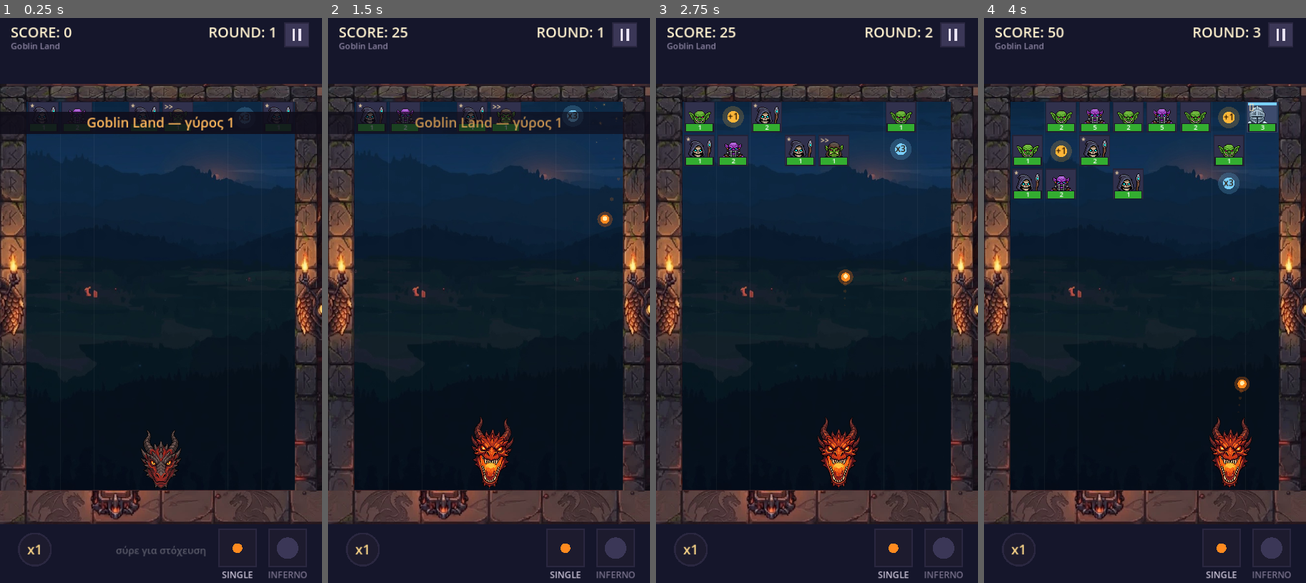
Above: before the commit, frames 1-4 (left to right).
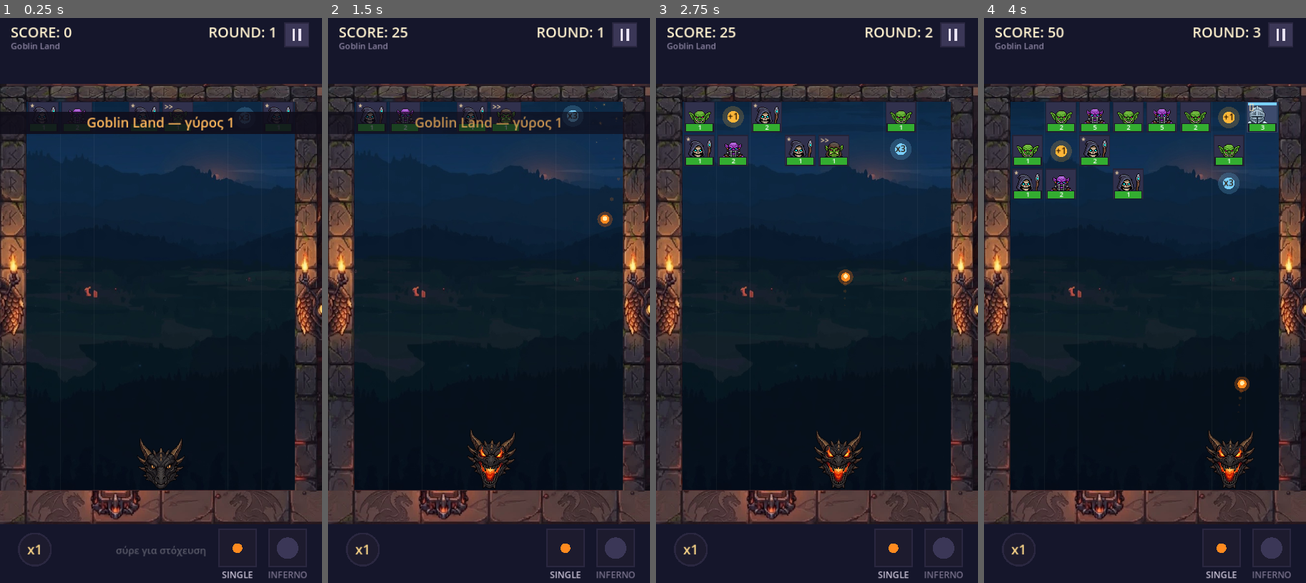
Above: after the commit, the same moments.

Repository: 40panos/-dragon
Game: Godot game, scene res://scenes/main.tscn
Two runs of this game, one before a commit and one after it. Both use one fixed random seed, a clock stepped at 60 frames per second and the inputs below.
Inputs (mouse positions are in pixels of both pictures, inside the frame that each line leads up to):
- Up to frame 1 (0.25 s): no input
- Up to frame 2 (1.5 s): tap Enter at 0.5 s; move the mouse to (559, 272) at 0.52 s; click (559, 272) at 0.67 s; drag from (424, 328) to (572, 119) at 1.27 s
- Up to frame 3 (2.75 s): move the mouse to (849, 176) at 2.02 s; click (849, 176) at 2.17 s
- Up to frame 4 (4 s): drag from (1128, 413) to (1061, 119) at 2.77 s; move the mouse to (1241, 385) at 3.52 s; click (1241, 385) at 3.67 s

The runs differ from the first frame. In frame 1, 0.7% of the frame differs, in the area x 42-58%, y 73-84%; in frame 2, 0.9%; in frame 3, 0.9%; in frame 4, 0.9%, in the area x 69-84%, y 70-84%.

Commit message:
Animate the dragon from a 9-frame sheet
Three variants per state let the sprite cycle instead of sitting still, which
is what the earlier static heads were missing. Frames play ping-pong (0,1,2,1)
so the loop does not jump on wrap, at a different rate per state: slow idle,
quicker while aiming, fastest while firing.

The middle row of the sheet came out as one merged blob because the heads
touch, so that row is split by grid position and masked per third; all nine
frames land on a shared canvas with a common baseline so nothing shifts when
the state or frame changes.

Co-Authored-By: Claude Opus 5 <noreply@anthropic.com>

Diff:
--- a/data/dragons/01_ember.tres
+++ b/data/dragons/01_ember.tres
@@ -1,19 +1,31 @@
-[gd_resource type="Resource" script_class="DragonType" load_steps=5 format=3]
+[gd_resource type="Resource" script_class="DragonType" load_steps=11 format=3]
 
-[ext_resource type="Script" path="res://scripts/data/dragon_type.gd" id="1_r71rc"]
-[ext_resource type="Texture2D" path="res://art/dragon_idle.png" id="2_nkvn2"]
-[ext_resource type="Texture2D" path="res://art/dragon_fire.png" id="3_oqtns"]
-[ext_resource type="Texture2D" path="res://art/dragon_ready.png" id="4_anldr"]
+[ext_resource type="Texture2D" path="res://art/drake_fire_1.png" id="1_8g8qa"]
+[ext_resource type="Texture2D" path="res://art/drake_fire_2.png" id="2_vd5lm"]
+[ext_resource type="Texture2D" path="res://art/drake_fire_3.png" id="3_pvqjl"]
+[ext_resource type="Texture2D" path="res://art/drake_idle_1.png" id="4_ptsts"]
+[ext_resource type="Texture2D" path="res://art/drake_idle_2.png" id="5_iu6ai"]
+[ext_resource type="Texture2D" path="res://art/drake_idle_3.png" id="6_sxm4u"]
+[ext_resource type="Texture2D" path="res://art/drake_ready_1.png" id="7_w58b1"]
+[ext_resource type="Texture2D" path="res://art/drake_ready_2.png" id="8_dffsg"]
+[ext_resource type="Texture2D" path="res://art/drake_ready_3.png" id="9_wgqwv"]
+[ext_resource type="Script" path="res://scripts/data/dragon_type.gd" id="10_jxcfs"]
 
 [resource]
-script = ExtResource("1_r71rc")
+script = ExtResource("10_jxcfs")
 id = "ember"
 display_name = "Ember"
-sprite = ExtResource("2_nkvn2")
-sprite_idle = ExtResource("2_nkvn2")
-sprite_ready = ExtResource("4_anldr")
-sprite_fire = ExtResource("3_oqtns")
-draw_width = 105.0
+sprite = ExtResource("4_ptsts")
+sprite_idle = ExtResource("4_ptsts")
+sprite_ready = ExtResource("7_w58b1")
+sprite_fire = ExtResource("1_8g8qa")
+frames_idle = Array[Texture2D]([ExtResource("4_ptsts"), ExtResource("5_iu6ai"), ExtResource("6_sxm4u")])
+frames_ready = Array[Texture2D]([ExtResource("7_w58b1"), ExtResource("8_dffsg"), ExtResource("9_wgqwv")])
+frames_fire = Array[Texture2D]([ExtResource("1_8g8qa"), ExtResource("2_vd5lm"), ExtResource("3_pvqjl")])
+fps_idle = 3.0
+fps_ready = 7.0
+fps_fire = 11.0
+draw_width = 120.0
 tint = Color(1, 1, 1, 1)
 special = "inferno"
 special_cost = 150.0
--- a/data/dragons/02_frost.tres
+++ b/data/dragons/02_frost.tres
@@ -1,20 +1,32 @@
-[gd_resource type="Resource" script_class="DragonType" load_steps=5 format=3]
+[gd_resource type="Resource" script_class="DragonType" load_steps=11 format=3]
 
-[ext_resource type="Script" path="res://scripts/data/dragon_type.gd" id="1_wiq1d"]
-[ext_resource type="Texture2D" path="res://art/dragon_idle.png" id="2_ksetp"]
-[ext_resource type="Texture2D" path="res://art/dragon_fire.png" id="3_7id34"]
-[ext_resource type="Texture2D" path="res://art/dragon_ready.png" id="4_ydoom"]
+[ext_resource type="Texture2D" path="res://art/drake_fire_1.png" id="1_rt5gg"]
+[ext_resource type="Texture2D" path="res://art/drake_fire_2.png" id="2_ifkph"]
+[ext_resource type="Texture2D" path="res://art/drake_fire_3.png" id="3_fakt4"]
+[ext_resource type="Texture2D" path="res://art/drake_idle_1.png" id="4_sjbdx"]
+[ext_resource type="Texture2D" path="res://art/drake_idle_2.png" id="5_63o5j"]
+[ext_resource type="Texture2D" path="res://art/drake_idle_3.png" id="6_ys7hu"]
+[ext_resource type="Texture2D" path="res://art/drake_ready_1.png" id="7_pha4y"]
+[ext_resource type="Texture2D" path="res://art/drake_ready_2.png" id="8_vatx4"]
+[ext_resource type="Texture2D" path="res://art/drake_ready_3.png" id="9_hsv1f"]
+[ext_resource type="Script" path="res://scripts/data/dragon_type.gd" id="10_cpbes"]
 
 [resource]
-script = ExtResource("1_wiq1d")
+script = ExtResource("10_cpbes")
 id = "frost"
 display_name = "Frost"
-sprite = ExtResource("2_ksetp")
-sprite_idle = ExtResource("2_ksetp")
-sprite_ready = ExtResource("4_ydoom")
-sprite_fire = ExtResource("3_7id34")
-draw_width = 105.0
-tint = Color(0.62, 0.84, 1.15, 1)
+sprite = ExtResource("4_sjbdx")
+sprite_idle = ExtResource("4_sjbdx")
+sprite_ready = ExtResource("7_pha4y")
+sprite_fire = ExtResource("1_rt5gg")
+frames_idle = Array[Texture2D]([ExtResource("4_sjbdx"), ExtResource("5_63o5j"), ExtResource("6_ys7hu")])
+frames_ready = Array[Texture2D]([ExtResource("7_pha4y"), ExtResource("8_vatx4"), ExtResource("9_hsv1f")])
+frames_fire = Array[Texture2D]([ExtResource("1_rt5gg"), ExtResource("2_ifkph"), ExtResource("3_fakt4")])
+fps_idle = 3.0
+fps_ready = 7.0
+fps_fire = 11.0
+draw_width = 120.0
+tint = Color(0.66, 0.86, 1.18, 1)
 special = "swarm"
 special_cost = 180.0
 passive = "ball_every5"
--- a/scripts/data/dragon_type.gd
+++ b/scripts/data/dragon_type.gd
@@ -13,13 +13,46 @@
 @export var sprite_ready: Texture2D
 @export var sprite_fire: Texture2D
 
+## Καρέ animation ανά κατάσταση. Αν είναι άδεια, πέφτει στα sprite_* παραπάνω.
+@export var frames_idle: Array[Texture2D] = []
+@export var frames_ready: Array[Texture2D] = []
+@export var frames_fire: Array[Texture2D] = []
+
+@export var fps_idle := 3.0
+@export var fps_ready := 7.0
+@export var fps_fire := 11.0
+
 ## Πλάτος σχεδίασης σε pixel· το ύψος βγαίνει από την αναλογία της εικόνας.
 @export var draw_width := 120.0
 
 @export var tint := Color.WHITE
 
 
-## Επιστρέφει το sprite που ταιριάζει στη φάση του παιχνιδιού.
+## Το καρέ που πρέπει να φαίνεται τώρα. Τα καρέ παίζουν ping-pong (0,1,2,1…)
+## ώστε ο βρόχος να μην κάνει άλμα στο γύρισμα.
+func frame_for(phase: String, aiming: bool, time: float) -> Texture2D:
+	var arr: Array[Texture2D] = frames_idle
+	var fps := fps_idle
+	if phase == "shoot":
+		arr = frames_fire
+		fps = fps_fire
+	elif aiming:
+		arr = frames_ready
+		fps = fps_ready
+
+	if arr.is_empty():
+		return sprite_for(phase, aiming)
+	if arr.size() == 1:
+		return arr[0]
+
+	var period := arr.size() * 2 - 2
+	var i := int(time * fps) % period
+	if i >= arr.size():
+		i = period - i
+	return arr[i]
+
+
+## Επιστρέφει το στατικό sprite που ταιριάζει στη φάση του παιχνιδιού.
 func sprite_for(phase: String, aiming: bool) -> Texture2D:
 	var chosen: Texture2D = null
 	if phase == "shoot":
--- a/scripts/main.gd
+++ b/scripts/main.gd
@@ -284,7 +284,7 @@
 func mouth_pos() -> Vector2:
 	var h := 60.0
 	if dragon:
-		var dt := dragon.sprite_for(phase, aiming)
+		var dt := dragon.frame_for(phase, aiming, t)
 		if dt:
 			h = dragon.draw_width * float(dt.get_height()) / float(dt.get_width())
 	return Vector2(launch_x, floor_y) + Vector2(0, -h * 0.45).rotated(tilt)
@@ -849,7 +849,7 @@
 
 func _draw_dragon() -> void:
 	var base := Vector2(launch_x, floor_y)
-	var dt: Texture2D = dragon.sprite_for(phase, aiming) if dragon else null
+	var dt: Texture2D = dragon.frame_for(phase, aiming, t) if dragon else null
 	if dt:
 		var w: float = dragon.draw_width
 		var h := w * float(dt.get_height()) / float(dt.get_width())
--- a/tests/run_tests.gd
+++ b/tests/run_tests.gd
@@ -146,6 +146,26 @@
 			misplaced += 1
 	ok("κόμβοι συγχρονισμένοι με το πλέγμα", misplaced == 0, "(%d εκτός)" % misplaced)
 
+	print("--- animation δράκου ---")
+	var dg = m.dragon
+	ok("φορτώθηκαν καρέ και στις 3 καταστάσεις",
+		dg.frames_idle.size() > 0 and dg.frames_ready.size() > 0 and dg.frames_fire.size() > 0,
+		"(%d/%d/%d)" % [dg.frames_idle.size(), dg.frames_ready.size(), dg.frames_fire.size()])
+	var seq := []
+	for step in 8:
+		var time: float = step / dg.fps_idle
+		seq.append(dg.frames_idle.find(dg.frame_for("aim", false, time)))
+	ok("ping-pong χωρίς άλμα στο γύρισμα", seq == [0, 1, 2, 1, 0, 1, 2, 1], str(seq))
+	var a = dg.frame_for("aim", false, 0.0)
+	var b = dg.frame_for("aim", true, 0.0)
+	var c = dg.frame_for("shoot", false, 0.0)
+	ok("οι τρεις καταστάσεις δείχνουν διαφορετικό καρέ", a != b and b != c and a != c)
+	var sizes := {}
+	for tex in dg.frames_idle + dg.frames_ready + dg.frames_fire:
+		sizes[tex.get_size()] = true
+	ok("όλα τα καρέ ίδιο μέγεθος, ώστε να μην πηδάει", sizes.size() == 1,
+		"(%d διαφορετικά)" % sizes.size())
+
 	print("--- αποθήκευση ---")
 	var d = SaveManager.defaults()
 	d["best_score"] = 4242
Binary file added: art/drake_fire_1.png
Not shown, added: art/drake_fire_1.png.import
Binary file added: art/drake_fire_2.png
Not shown, added: art/drake_fire_2.png.import
Binary file added: art/drake_fire_3.png
Not shown, added: art/drake_fire_3.png.import
Binary file added: art/drake_idle_1.png
Not shown, added: art/drake_idle_1.png.import
Binary file added: art/drake_idle_2.png
Not shown, added: art/drake_idle_2.png.import
Binary file added: art/drake_idle_3.png
Not shown, added: art/drake_idle_3.png.import
(and 6 more such lines)
